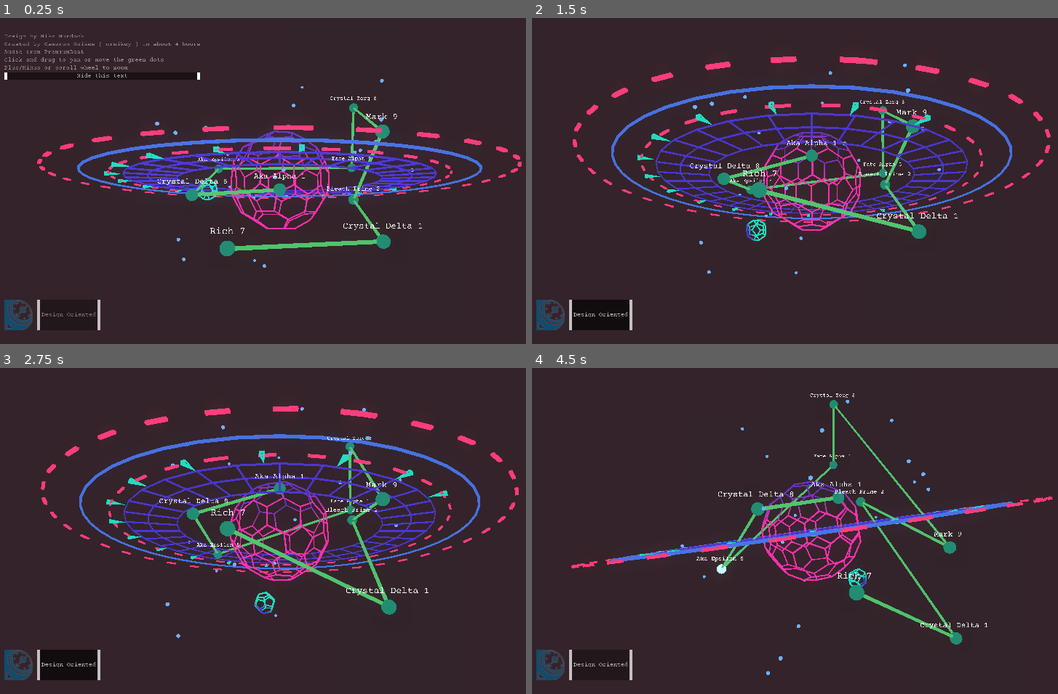
Above: before the commit, frames 1-4 (two rows, left to right).
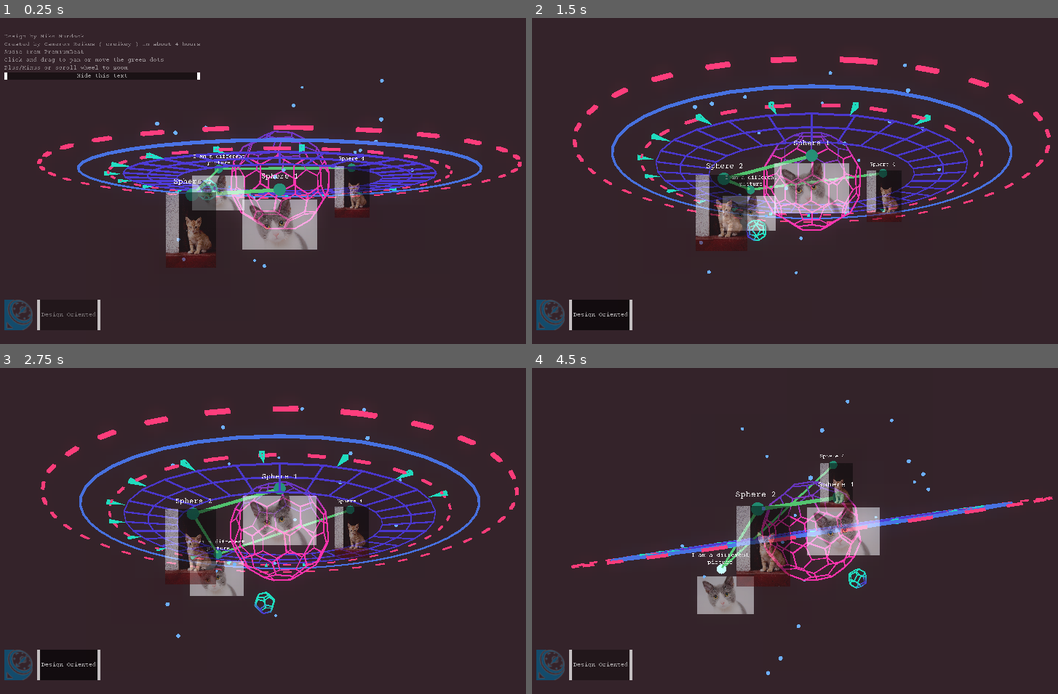
Above: after the commit, the same moments.

Repository: creikey/cool-hologram
Game: Godot game, scene res://Main.tscn
The game is run twice, just before and just after one commit, with the same random seed, the same clock (stepped at 60 frames per second) and the same inputs.
Inputs (mouse positions are in pixels of both pictures, inside the frame that each line leads up to):
- Up to frame 1 (0.25 s): no input
- Up to frame 2 (1.5 s): click "Hide this text" at 0.5 s; click "Design Oriented" at 1.25 s
- Up to frame 3 (2.75 s): click "Design Oriented" at 2 s
- Up to frame 4 (4.5 s): click "Design Oriented" at 2.75 s; move the mouse to (937, 514) at 3.52 s; press the mouse at (937, 514) at 3.53 s; release the mouse at (937, 514) at 4.25 s; drag from (695, 547) to (784, 596) at 4.27 s

The runs differ from the first frame. In frame 1, 5.8% of the frame differs, in the area x 29-81%, y 24-76%; in frame 2, 5.8%; in frame 3, 6.3%; in frame 4, 6.9%, in the area x 30-87%, y 7-85%.

Commit message:
Allow for custom images and text on selectionspheres

Diff:
--- /dev/null
+++ b/src/CustomImageLayer.tscn
@@ -0,0 +1,27 @@
+[gd_scene load_steps=2 format=2]
+
+[ext_resource path="res://custom-photos/cat2.jpg" type="Texture" id=1]
+
+[node name="CustomImageLayer" type="CanvasLayer"]
+
+[node name="MarginContainer" type="MarginContainer" parent="."]
+anchor_right = 1.0
+anchor_bottom = 1.0
+size_flags_horizontal = 3
+size_flags_vertical = 3
+custom_constants/margin_right = 50
+custom_constants/margin_top = 50
+custom_constants/margin_left = 50
+custom_constants/margin_bottom = 50
+__meta__ = {
+"_edit_use_anchors_": false
+}
+
+[node name="Texture" type="TextureRect" parent="MarginContainer"]
+margin_left = 50.0
+margin_top = 50.0
+margin_right = 1870.0
+margin_bottom = 1030.0
+texture = ExtResource( 1 )
+expand = true
+stretch_mode = 6
--- a/src/Main.tscn
+++ b/src/Main.tscn
@@ -9,6 +9,7 @@
 [ext_resource path="res://UI.gd" type="Script" id=7]
 [ext_resource path="res://theme.tres" type="Theme" id=8]
 [ext_resource path="res://PB - Sci-Fi UI Free SFX/move-cursor-2.wav" type="AudioStream" id=9]
+[ext_resource path="res://custom-photos/cat2.jpg" type="Texture" id=10]
 
 [sub_resource type="Environment" id=1]
 background_mode = 1
@@ -45,30 +46,21 @@
 
 [node name="SelectionSphere" parent="Meshes/SpherePaths" instance=ExtResource( 3 )]
 transform = Transform( 1, 0, 0, 0, 1, 0, 0, 0, 1, 0, -0.350858, 1.11938 )
+texture = ExtResource( 10 )
+display_text = "Sphere 1"
 
 [node name="SelectionSphere2" parent="Meshes/SpherePaths" instance=ExtResource( 3 )]
 transform = Transform( 1, 0, 0, 0, 1, 0, 0, 0, 1, -1.41295, -0.350858, 1.11938 )
+display_text = "Sphere 2"
 
 [node name="SelectionSphere3" parent="Meshes/SpherePaths" instance=ExtResource( 3 )]
 transform = Transform( 1, 0, 0, 0, 1, 0, 0, 0, 1, -1.41295, 0.500274, -1.59608 )
+texture = ExtResource( 10 )
+display_text = "I am a different picture"
 
 [node name="SelectionSphere4" parent="Meshes/SpherePaths" instance=ExtResource( 3 )]
 transform = Transform( 1, 0, 0, 0, 1, 0, 0, 0, 1, 1.66735, 0.500274, -1.59608 )
-
-[node name="SelectionSphere5" parent="Meshes/SpherePaths" instance=ExtResource( 3 )]
-transform = Transform( 1, 0, 0, 0, 1, 0, 0, 0, 1, 1.66735, 1.78357, -1.19385 )
-
-[node name="SelectionSphere6" parent="Meshes/SpherePaths" instance=ExtResource( 3 )]
-transform = Transform( 1, 0, 0, 0, 1, 0, 0, 0, 1, 1.46514, 0.489151, 1.95101 )
-
-[node name="SelectionSphere7" parent="Meshes/SpherePaths" instance=ExtResource( 3 )]
-transform = Transform( 1, 0, 0, 0, 1, 0, 0, 0, 1, 1.46514, -0.396076, -0.373612 )
-
-[node name="SelectionSphere8" parent="Meshes/SpherePaths" instance=ExtResource( 3 )]
-transform = Transform( 1, 0, 0, 0, 1, 0, 0, 0, 1, 1.46514, -1.07929, 1.80611 )
-
-[node name="SelectionSphere9" parent="Meshes/SpherePaths" instance=ExtResource( 3 )]
-transform = Transform( 1, 0, 0, 0, 1, 0, 0, 0, 1, -0.671485, -1.24137, 2.32324 )
+display_text = "Sphere 4"
 
 [node name="RotationHelper" type="Spatial" parent="."]
 transform = Transform( 1, 0, 0, 0, 0.813416, 0.581683, 0, -0.581683, 0.813416, 0, 0, 0 )
--- a/src/SelectionSphere.gd
+++ b/src/SelectionSphere.gd
@@ -1,47 +1,40 @@
+tool
 extends KinematicBody
 
 
 const unselected: Material = preload("res://UnSelectedSphere.material")
 const selected: Material = preload("res://SelectedSphere.material")
-const first_words: Array = [
-	"Aka",
-	"Rich",
-	"Crystal",
-	"Creikey",
-	"Hayd",
-	"Jeff",
-	"Mark",
-	"Fate",
-	"Dave",
-	"Bleach",
-]
-const second_words: Array = [
-	"Omega",
-	"Prime",
-	"Alpha",
-	"Beta",
-	"Delta",
-	"Epsilon",
-	"Zerg",
-]
+
+export var texture: Texture setget set_texture
+export var display_text: String = "Sample Text" setget set_display_text
 
 var _dragging: bool = false
 var _time: float = 0.0
 var _set_for_mobile: bool = false
 onready var _label: Label = $LabelViewport/CanvasLayer/Label
+onready var _image_viewport: Viewport = $ImageViewport
 onready var _mesh: MeshInstance = $MeshInstance
 var _mouse_inside: bool = false
 
+func set_texture(new_texture: Texture):
+	texture = new_texture
+	if _image_viewport != null:
+		_image_viewport.get_node("CustomImageLayer/MarginContainer/Texture").texture = texture
+
+func set_display_text(new_display_text: String):
+	display_text = new_display_text
+	if _label != null:
+		_label.text = display_text
+
 func _ready():
-	randomize()
-	var have_second_word: bool = randf() < 0.8
-	_label.text = str(first_words[randi()%first_words.size()], " ")
-	if have_second_word:
-		_label.text += str(second_words[randi()%second_words.size()], " ")
-	_label.text += str(randi()%9 + 1)
+	self.display_text = display_text
+	self.texture = texture
 	_mesh.material_override = unselected
 
 func _process(delta):
+	if Engine.editor_hint:
+		set_process(false)
+		return
 	_time += delta
 	if not _dragging:
 		translation.y += sin(_time*0.5 + translation.x + translation.z)*0.005
@@ -56,6 +49,9 @@
 	_mesh.material_override = unselected
 
 func _input(event):
+	if Engine.editor_hint:
+		set_process_input(false)
+		return
 	if not _set_for_mobile and event is InputEventScreenDrag: # on mobile
 		_set_for_mobile = true
 		$CollisionShape.shape.radius = 0.5
--- a/src/SelectionSphere.tscn
+++ b/src/SelectionSphere.tscn
@@ -1,10 +1,12 @@
-[gd_scene load_steps=12 format=2]
+[gd_scene load_steps=17 format=2]
 
 [ext_resource path="res://UnSelectedSphere.material" type="Material" id=1]
 [ext_resource path="res://SelectionSphere.gd" type="Script" id=2]
 [ext_resource path="res://theme.tres" type="Theme" id=3]
 [ext_resource path="res://CourierPrime-Regular.ttf" type="DynamicFontData" id=4]
 [ext_resource path="res://PB - Sci-Fi UI Free SFX/hover.wav" type="AudioStream" id=5]
+[ext_resource path="res://CustomImageLayer.tscn" type="PackedScene" id=6]
+[ext_resource path="res://custom-photos/cat1.jpg" type="Texture" id=7]
 
 [sub_resource type="SphereMesh" id=1]
 radius = 0.1
@@ -33,9 +35,28 @@
 [sub_resource type="QuadMesh" id=6]
 size = Vector2( 1.4, 1.4 )
 
+[sub_resource type="ViewportTexture" id=7]
+viewport_path = NodePath("ImageViewport")
+
+[sub_resource type="SpatialMaterial" id=8]
+resource_local_to_scene = true
+flags_transparent = true
+flags_unshaded = true
+flags_no_depth_test = true
+params_cull_mode = 2
+params_depth_draw_mode = 1
+params_billboard_mode = 1
+albedo_color = Color( 1, 1, 1, 0.509804 )
+albedo_texture = SubResource( 7 )
+
+[sub_resource type="QuadMesh" id=9]
+size = Vector2( 1.4, 1.4 )
+
 [node name="SelectionSphere" type="KinematicBody"]
 input_capture_on_drag = true
 script = ExtResource( 2 )
+texture = ExtResource( 7 )
+display_text = "Test text"
 
 [node name="MeshInstance" type="MeshInstance" parent="."]
 transform = Transform( 0.999971, -0.00643144, 0.00401933, 0.00644553, 0.999973, -0.00350446, -0.00399669, 0.00353026, 0.999986, 0, 0, 0 )
@@ -63,7 +84,7 @@
 size_flags_vertical = 1
 theme = ExtResource( 3 )
 custom_fonts/font = SubResource( 3 )
-text = "Alpha Prime 1"
+text = "Test text"
 align = 1
 valign = 1
 autowrap = true
@@ -71,12 +92,26 @@
 "_editor_description_": ""
 }
 
+[node name="ImageViewport" type="Viewport" parent="."]
+size = Vector2( 700, 700 )
+own_world = true
+transparent_bg = true
+render_target_v_flip = true
+
+[node name="CustomImageLayer" parent="ImageViewport" instance=ExtResource( 6 )]
+
 [node name="LabelQuad" type="MeshInstance" parent="."]
 transform = Transform( 1, 0, 0, 0, 1, 0, 0, 0, 1, 0, 0.212402, 0 )
 material_override = SubResource( 5 )
 mesh = SubResource( 6 )
 material/0 = null
 
+[node name="ImageQuad" type="MeshInstance" parent="."]
+transform = Transform( 1, 0, 0, 0, 1, 0, 0, 0, 1, 0, -0.559084, 0 )
+material_override = SubResource( 8 )
+mesh = SubResource( 9 )
+material/0 = null
+
 [node name="HoverPlayer" type="AudioStreamPlayer" parent="."]
 stream = ExtResource( 5 )
 [connection signal="mouse_entered" from="." to="." method="_on_SelectionSphere_mouse_entered"]
Not shown: 1 places in src/Main.tscn that only renumber resources
Binary file added: src/custom-photos/cat1.jpg
Not shown, added: src/custom-photos/cat1.jpg.import
Binary file added: src/custom-photos/cat2.jpg
Not shown, added: src/custom-photos/cat2.jpg.import
Binary file added: src/custom-photos/transparent-cookie.png
Not shown, added: src/custom-photos/transparent-cookie.png.import
